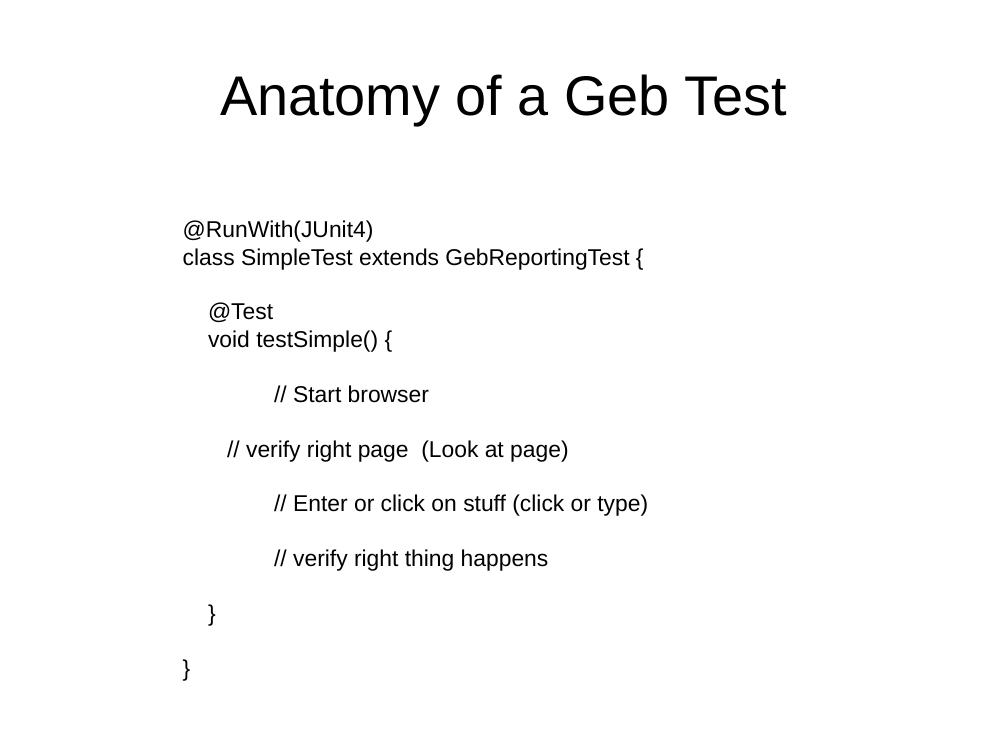
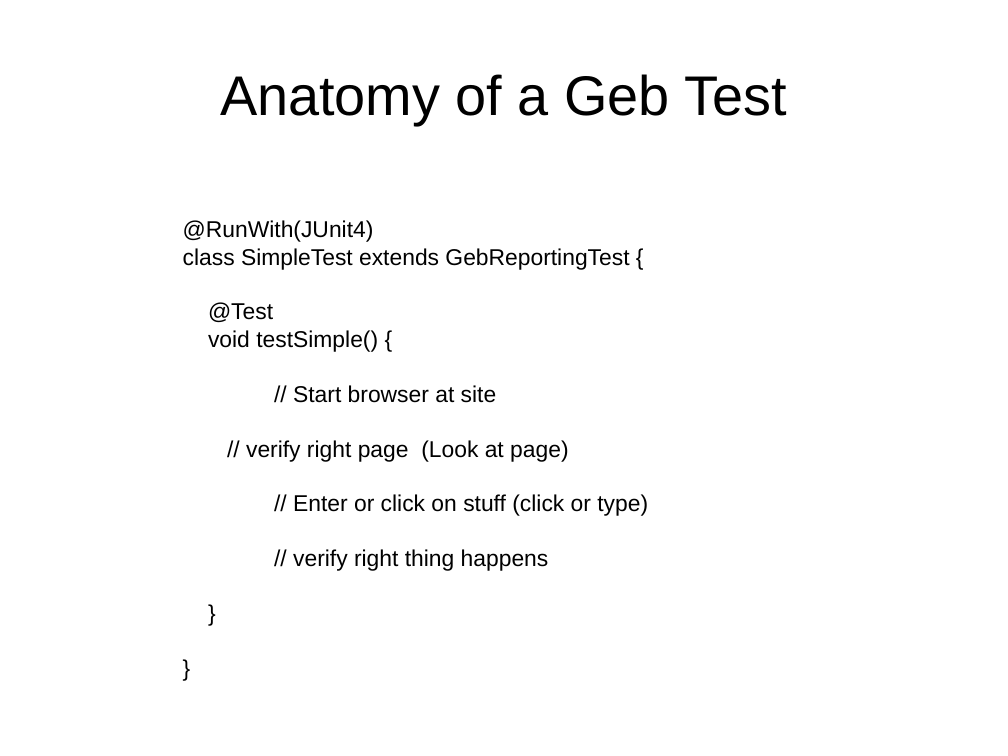
Before and after one commit to bherrmann7/simple-geb, a slide deck: slide 14 of talk/talk.odp. Drawn at 1008x756 pixels with LibreOffice and Linux fonts; fonts in the diff are those of the drawing. Boxes give left, top, right and bottom in pixels: in the first picture for what was removed or moved away, otherwise in the second. Text is boxed around its words. In the diff, an @@ line names an element or a change of style, - is before the commit and + after.

```diff
--- a/talk/talk.odp
+++ b/talk/talk.odp
@@ text at [293, 385, 497, 403]: text changed @@
-// Start browser
+// Start browser at site
```
Also in this commit, not shown: 4 other slides changed, 2 other files.
